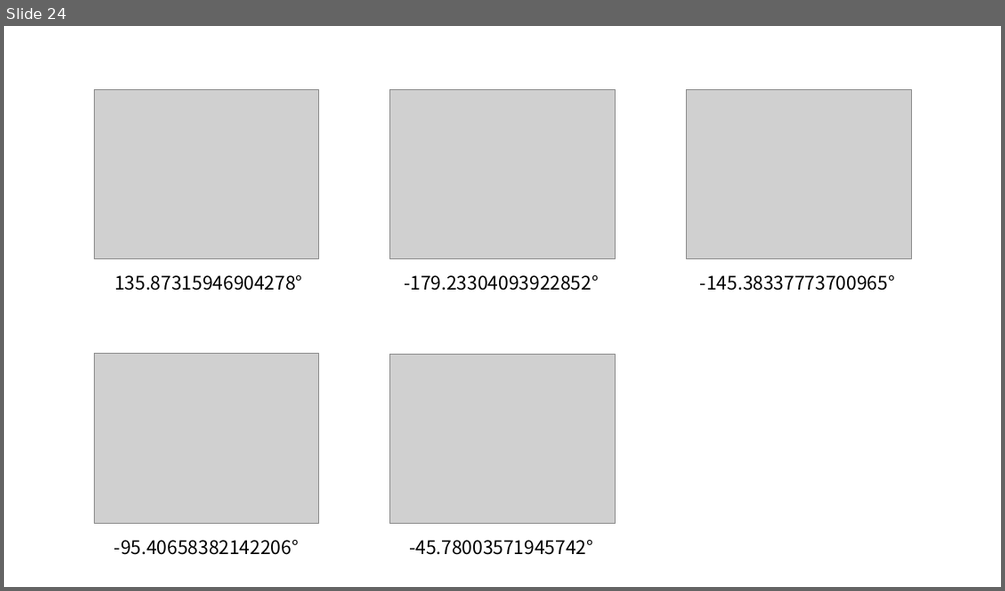
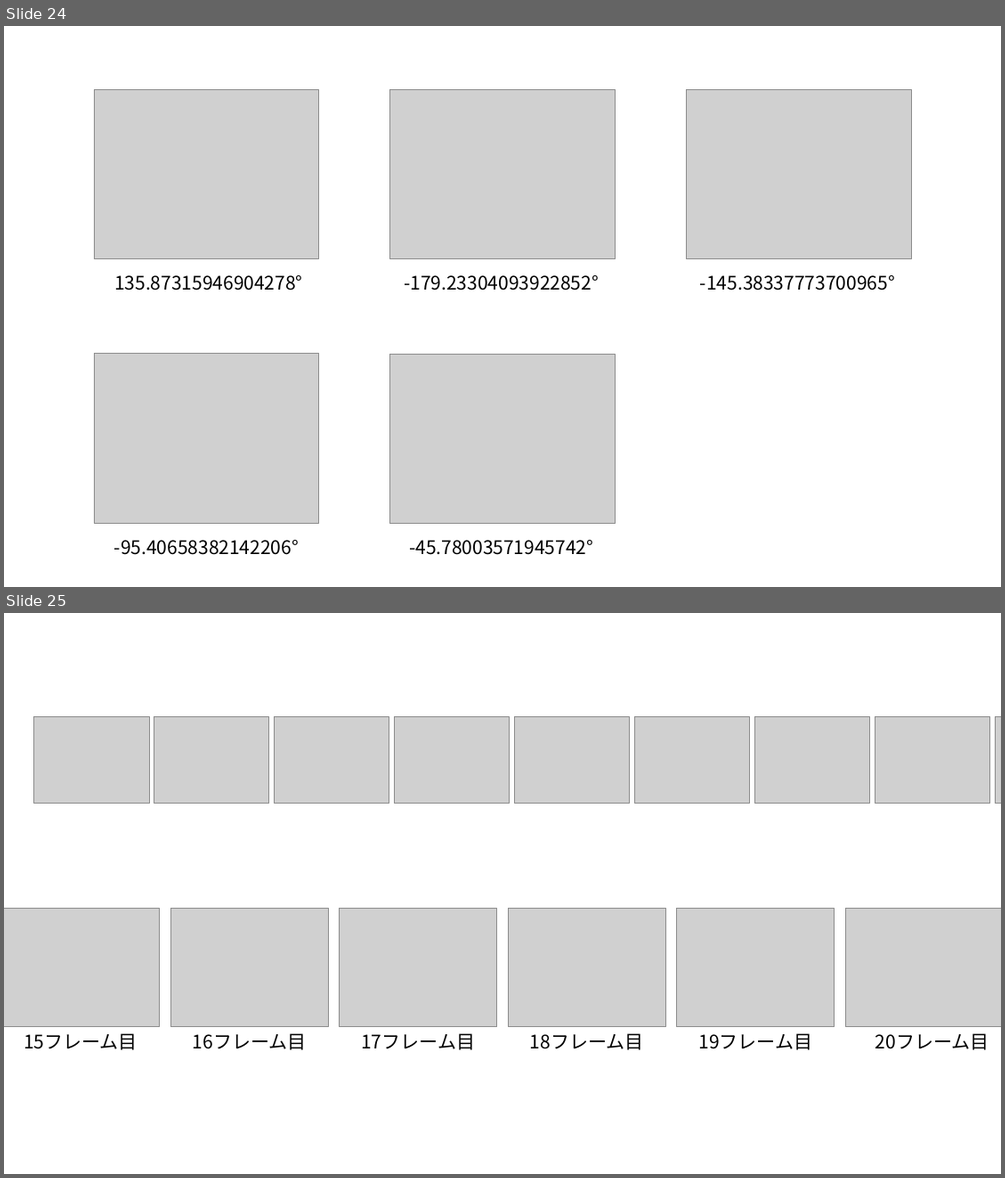
Before and after one commit to fukuchiyuki1225/Research, a slide deck: Slide/研究メモ.pptx. Shown one above the other, each under a label of ours: slide 24 before the commit, slides 24 and 25 after it. The pictures are 1005x591 and 1005x1178 pixels, drawn with LibreOffice and Linux fonts; fonts in the diff are those of the drawing; grey boxes stand for pictures. Boxes give left, top, right and bottom in pixels: in the first picture for what was removed or moved away, otherwise in the second. Text is boxed around its words. In the diff, an @@ line names an element or a change of style, - is before the commit and + after.

Commit message:
研究メモ更新

```diff
--- a/Slide/研究メモ.pptx
+++ b/Slide/研究メモ.pptx
@@ slide 25 added at (4,613,1001,1174), background #FFFFFF @@
@@ group added at (34,717,1001,803): 9 pictures @@
@@ group added at (4,908,1001,1027): 6 pictures @@
@@ text added at (24,1033,138,1050), 18 pt, text #000000 @@
+15フレーム目
@@ text added at (193,1033,307,1050), 18 pt, text #000000 @@
+16フレーム目
@@ text added at (361,1033,475,1050), 18 pt, text #000000 @@
+17フレーム目
@@ text added at (530,1033,644,1050), 18 pt, text #000000 @@
+18フレーム目
@@ text added at (698,1033,812,1050), 18 pt, text #000000 @@
+19フレーム目
@@ text added at (875,1033,989,1050), 18 pt, text #000000 @@
+20フレーム目
```
